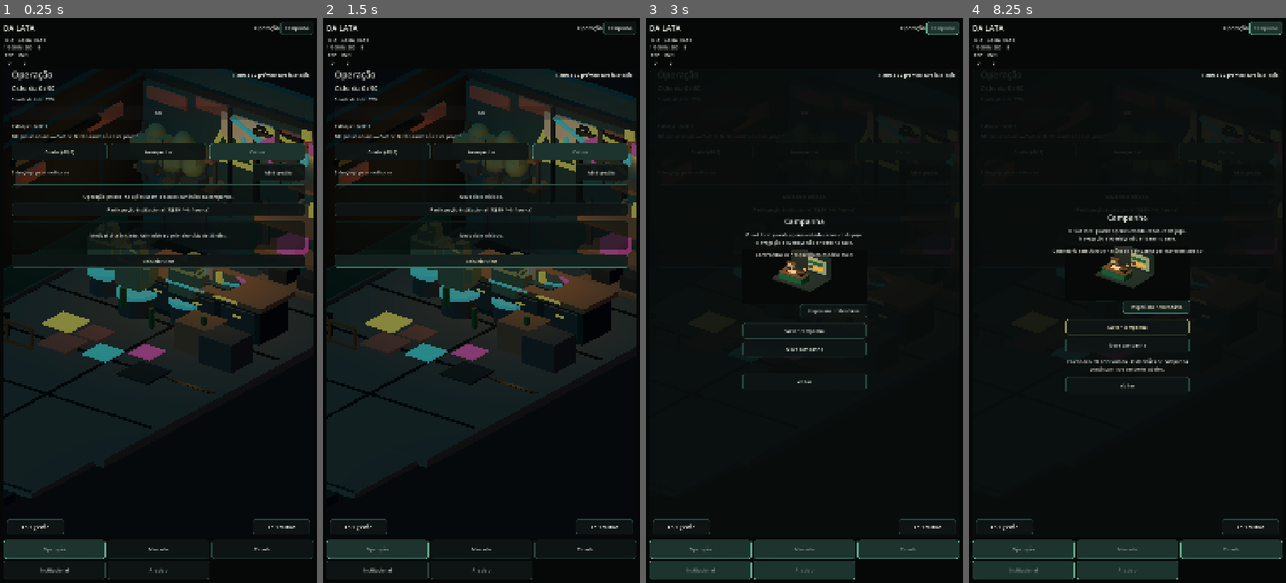
Above: before the commit, frames 1-4 (left to right).
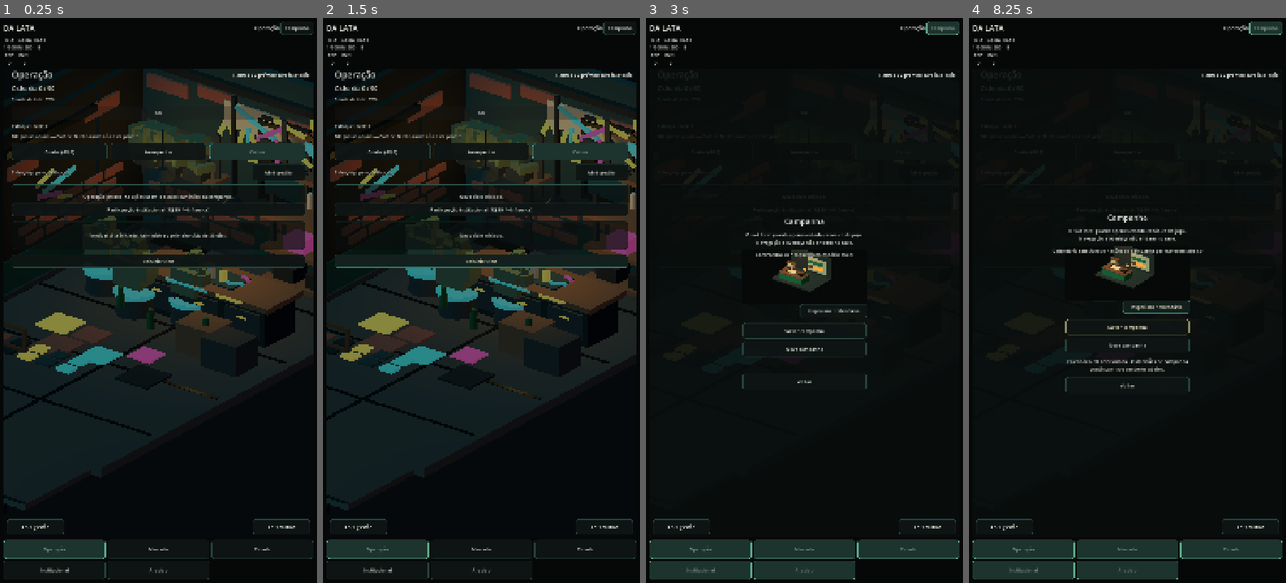
Above: after the commit, the same moments.

Repository: az1nn/growing-rio
Game: Godot game, scene res://scenes/shell/game_shell.tscn
The game is run twice, just before and just after one commit, with the same random seed, the same clock (stepped at 60 frames per second) and the same inputs.
Inputs:
- Up to frame 1 (0.25 s): no input
- Up to frame 2 (1.5 s): click "Reiniciar ciclo" at 0.5 s; click "Reiniciar ciclo" at 1.25 s
- Up to frame 3 (3 s): click "Reiniciar ciclo" at 2 s; click "Campanha" at 2.75 s
- Up to frame 4 (8.25 s): click "Abrir gestão" at 3.5 s; click "Abrir cultivo" at 4.25 s; click "Cuidar (-R$5)" at 5 s; click "Avançar dia" at 5.75 s; click "Abrir gestão" at 6.5 s; click "Participação institucional (-…" at 7.25 s; click "Inspecionar calendário" at 8 s

The runs differ from the first frame. In frame 1, 9.6% of the frame differs, in the area x 1-99%, y 9-88%; in frame 2, 9.6%; in frame 3, less than 0.1%; in frame 4, less than 0.1%.

Commit message:
feat(012): densify Operation V1 revision 5

Diff:
--- a/scenes/visual/operation_diorama.gd
+++ b/scenes/visual/operation_diorama.gd
@@ -19,7 +19,7 @@
 
 const V1_CAMERA_POSITION := Vector3(6.5, 5.4, 8.5)
 const V1_CAMERA_ROTATION := Vector3(-0.43, 0.66, 0.0)
-const V1_CAMERA_SIZE := 7.35
+const V1_CAMERA_SIZE := 6.95
 const V1_OPERATION_PIXEL_SHRINK := 3
 
 const V1_WORKBENCH_MATERIAL_ROLES := {
@@ -329,6 +329,90 @@
     # Foreground accents improve hotspot hierarchy without changing semantics.
     _add_box(dressing, "WorkbenchEdgeCyan", Vector3(0.55, 1.02, -0.18), Vector3(1.15, 0.055, 0.055), &"accent_cyan")
     _add_box(dressing, "WorkbenchEdgeAmber", Vector3(1.78, 1.02, -0.18), Vector3(0.72, 0.055, 0.055), &"accent_amber")
+    _build_v1_revision5_detail(dressing)
+
+func _build_v1_revision5_detail(dressing: Node3D) -> void:
+    # Revision 5: replace remaining macro-block emptiness with authored micro-density.
+    # Every element remains real 3D geometry and presentation-only.
+
+    # Individual repaired bricks: staggered back-wall courses read as masonry rather
+    # than a few large coral panels.
+    for row in range(3):
+        for column in range(7):
+            var back_offset := 0.30 if row % 2 == 1 else 0.0
+            var back_x := -2.88 + float(column) * 0.78 + back_offset
+            var back_y := 0.62 + float(row) * 0.29
+            var back_role: StringName = &"brick_coral" if (row + column) % 4 != 0 else &"structural_dark"
+            _add_box(
+                dressing,
+                "BackBrick_%02d_%02d" % [row, column],
+                Vector3(back_x, back_y, -3.685),
+                Vector3(0.66, 0.19, 0.055),
+                back_role,
+            )
+
+    # Side-wall repair field fills the formerly empty slab without flattening the cutaway.
+    for row in range(3):
+        for column in range(5):
+            var side_offset := 0.22 if row % 2 == 1 else 0.0
+            var side_z := -2.58 + float(column) * 0.72 + side_offset
+            var side_y := 1.28 + float(row) * 0.30
+            _add_box(
+                dressing,
+                "SideBrick_%02d_%02d" % [row, column],
+                Vector3(-3.385, side_y, side_z),
+                Vector3(0.055, 0.19, 0.60),
+                &"brick_coral",
+            )
+
+    # Pixel-leaf rack: layered narrow boxes replace the old rounded rack blobs.
+    for row in range(2):
+        for column in range(7):
+            var leaf_x := -2.92 + float(column) * 0.31
+            var leaf_y := 2.45 + float(row) * 0.48 + (0.08 if column % 2 == 1 else 0.0)
+            var leaf_rot := -0.38 if column % 2 == 0 else 0.38
+            _add_box(
+                dressing,
+                "RackLeaf_%02d_%02d" % [row, column],
+                Vector3(leaf_x, leaf_y, -2.94),
+                Vector3(0.18, 0.18, 0.48),
+                &"foliage_muted",
+                Vector3(0.0, leaf_rot, 0.0),
+            )
+    _add_point_light(dressing, "WarmRackLight", Vector3(-2.05, 2.62, -2.62), &"accent_amber", 1.45, 2.65)
+
+    # Handmade side-wall tag fragments break the remaining clean plane.
+    _add_box(dressing, "SideWallTagCyan", Vector3(-3.345, 2.38, -0.55), Vector3(0.050, 0.12, 1.22), &"accent_cyan", Vector3(0.18, 0.0, 0.0))
+    _add_box(dressing, "SideWallTagMagenta", Vector3(-3.342, 2.14, -0.20), Vector3(0.050, 0.11, 0.92), &"accent_magenta", Vector3(-0.22, 0.0, 0.0))
+    _add_box(dressing, "SideWallTagAmberA", Vector3(-3.340, 2.61, -0.02), Vector3(0.050, 0.10, 0.62), &"accent_amber", Vector3(0.28, 0.0, 0.0))
+    _add_box(dressing, "SideWallTagAmberB", Vector3(-3.338, 1.92, -0.76), Vector3(0.050, 0.10, 0.48), &"accent_amber", Vector3(-0.30, 0.0, 0.0))
+
+    # Smaller floor chips make the patched floor read as authored pixel texture.
+    var floor_roles: Array[StringName] = [
+        &"brick_coral", &"structural_dark", &"accent_amber", &"petrol_shadow", &"accent_cyan",
+    ]
+    for index in range(10):
+        var chip_x := -2.35 + float(index % 5) * 0.55
+        var chip_z := 2.82 + float(index / 5) * 0.48
+        _add_box(
+            dressing,
+            "FloorChip_%02d" % index,
+            Vector3(chip_x, 0.034, chip_z),
+            Vector3(0.38, 0.050, 0.34),
+            floor_roles[index % floor_roles.size()],
+        )
+
+    # Extra leaflets give the three foreground abstract plants a less cubic silhouette.
+    var plant_centers := [
+        Vector3(-2.12, 1.30, -0.67),
+        Vector3(-0.85, 1.32, -0.13),
+        Vector3(0.42, 1.30, -0.53),
+    ]
+    for plant_index in range(plant_centers.size()):
+        var center: Vector3 = plant_centers[plant_index]
+        _add_box(dressing, "PlantLeaf_%02d_A" % plant_index, center + Vector3(-0.30, 0.12, 0.0), Vector3(0.16, 0.15, 0.52), &"foliage_muted", Vector3(0.0, -0.72, 0.18))
+        _add_box(dressing, "PlantLeaf_%02d_B" % plant_index, center + Vector3(0.30, 0.08, 0.0), Vector3(0.16, 0.15, 0.52), &"foliage_muted", Vector3(0.0, 0.72, -0.16))
+        _add_box(dressing, "PlantLeaf_%02d_C" % plant_index, center + Vector3(0.0, 0.30, -0.08), Vector3(0.16, 0.15, 0.48), &"foliage_muted", Vector3(0.0, 0.12, 0.68))
 
 func _configure_v1_pixel_foliage() -> void:
     var world := $Viewport/World
@@ -339,6 +423,13 @@
         var legacy_canopy := world.get_node_or_null(name) as MeshInstance3D
         if legacy_canopy != null:
             legacy_canopy.visible = false
+
+    var dressing := world.get_node_or_null("V1ProductionDressing") as Node3D
+    if dressing != null:
+        for child in dressing.get_children():
+            var rack_detail := child as Node3D
+            if rack_detail != null and String(rack_detail.name).begins_with("RackFoliage"):
+                rack_detail.visible = false
 
     var pixel_focus := world.get_node_or_null("V1ProductionDressing/PixelPlantBMain") as MeshInstance3D
     if pixel_focus != null:
--- a/tests/operation_v1_diorama_test.gd
+++ b/tests/operation_v1_diorama_test.gd
@@ -32,6 +32,13 @@
         "Viewport/World/V1ProductionDressing/PixelPlantBMain",
         "Viewport/World/V1ProductionDressing/GraffitiDripMagenta",
         "Viewport/World/V1ProductionDressing/WorkbenchEdgeAmber",
+        "Viewport/World/V1ProductionDressing/BackBrick_00_00",
+        "Viewport/World/V1ProductionDressing/SideBrick_00_00",
+        "Viewport/World/V1ProductionDressing/RackLeaf_00_00",
+        "Viewport/World/V1ProductionDressing/WarmRackLight",
+        "Viewport/World/V1ProductionDressing/SideWallTagCyan",
+        "Viewport/World/V1ProductionDressing/FloorChip_00",
+        "Viewport/World/V1ProductionDressing/PlantLeaf_00_A",
         "Viewport/World/TileCounter",
         "Viewport/World/InteractivePlantCluster/CollisionShape3D",
         "Viewport/World/ManagementStorageInteraction/CollisionShape3D",
@@ -58,7 +65,7 @@
     if camera.projection != Camera3D.PROJECTION_ORTHOGONAL:
         _fail("Feature 012 R04 Operation camera lost orthographic V1 composition.")
         return
-    if camera.size > 7.5:
+    if camera.size > 7.0:
         _fail("Feature 012 R04 Operation camera regressed to a distant low-impact framing.")
         return
 
@@ -88,8 +95,8 @@
         return
 
     var dressing := scene.get_node("Viewport/World/V1ProductionDressing") as Node3D
-    if dressing.get_child_count() < 88:
-        _fail("Feature 012 R04 dense V1 dressing regressed below the Revision 4 production detail floor.")
+    if dressing.get_child_count() < 150:
+        _fail("Feature 012 R04 dense V1 dressing regressed below the Revision 5 production detail floor.")
         return
     var environment := (scene.get_node("Viewport/World/WorldEnvironment") as WorldEnvironment).environment
     if environment == null or environment.ambient_light_energy < 1.25:
Not shown, changed: .siga/session-claim-012-r04-operation-v1.md
Not shown, changed: specs/012-artist-v1-runtime-parity/operation-runtime-review.md
